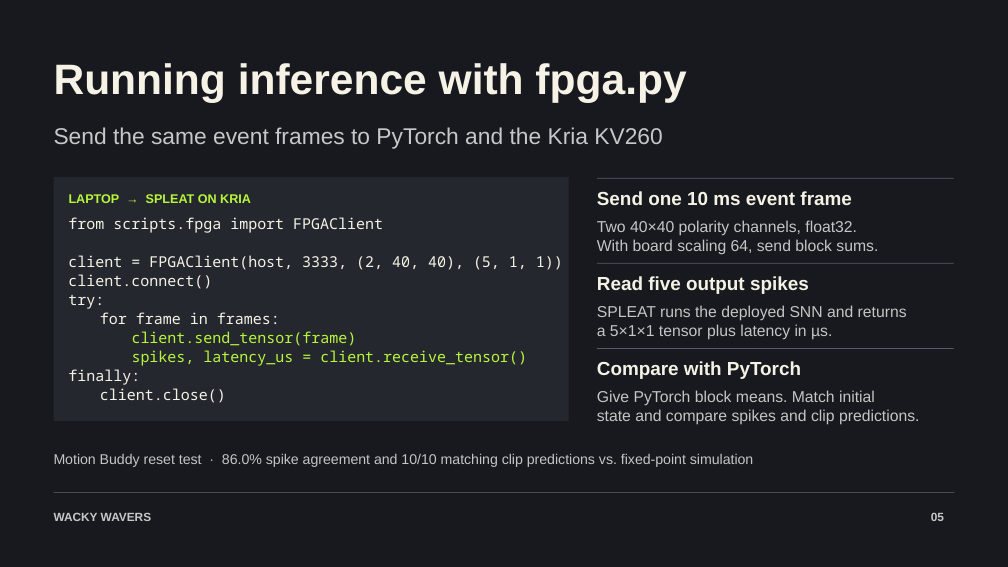
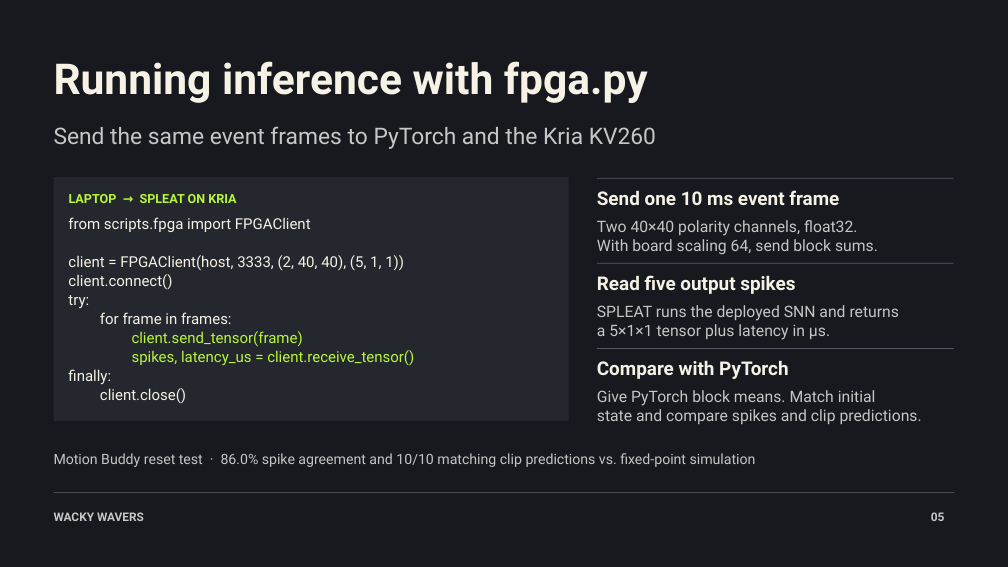
Before and after one commit to unbeschwert/go2-next-reflex, a slide deck: slide 5 of presentation/Wacky Wavers - Mantis Vision.pptx. Drawn at 1008x567 pixels with LibreOffice and Linux fonts; fonts in the diff are those of the drawing. Boxes give left, top, right and bottom in pixels: in the first picture for what was removed or moved away, otherwise in the second. Text is boxed around its words. In the diff, an @@ line names an element or a change of style, - is before the commit and + after.

```diff
--- a/presentation/Wacky Wavers - Mantis Vision.pptx
+++ b/presentation/Wacky Wavers - Mantis Vision.pptx
@@ font Noto Sans Mono to Roboto in 9 elements at (68,217,311,232), (68,255,404,270), (68,274,172,289), (68,295,89,308), (100,312,232,324), (132,331,303,346), (132,350,414,365), (68,369,111,384), (100,388,186,403) @@
@@ font Arial to Roboto in 11 elements at (54,61,648,103), (54,512,144,521), (54,126,656,149), (69,194,236,203), (597,190,839,205), (597,220,878,255), (597,275,795,294), (597,305,900,340), (597,361,788,379), (597,390,922,424), (54,453,756,467) @@
```
Also in this commit, not shown: 13 other slides changed, 3 other files.
